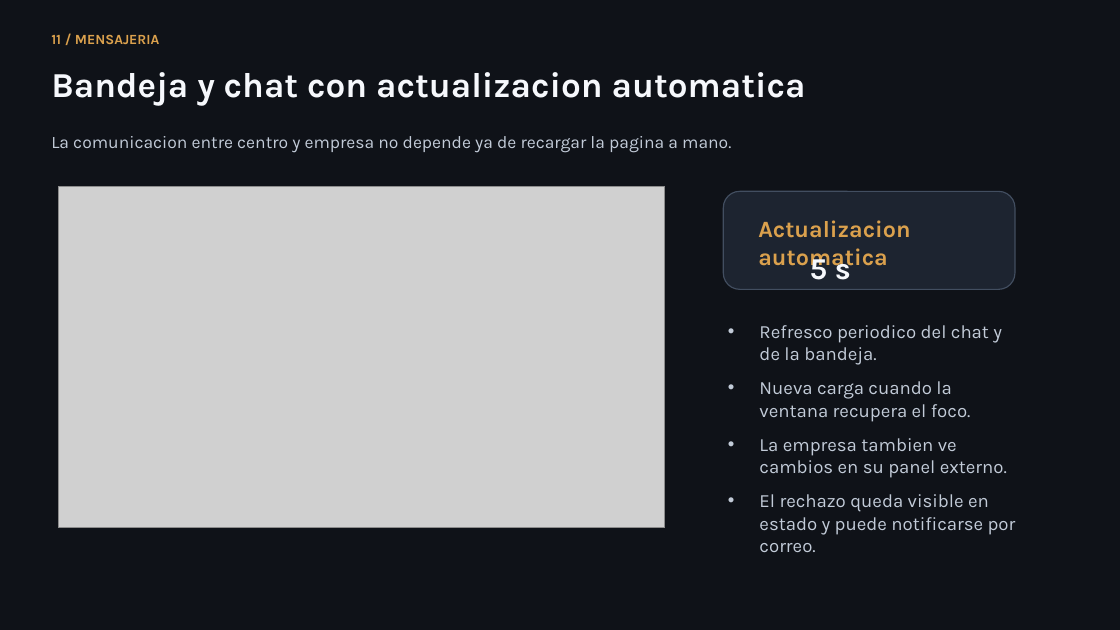
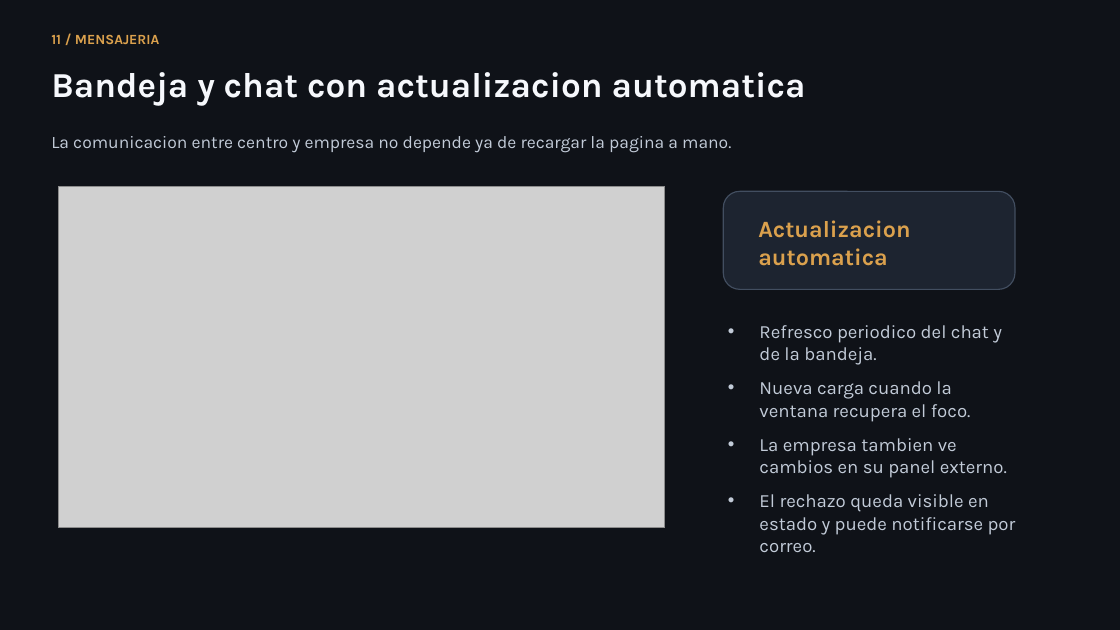
Before and after one commit to lmendez861/TFG-Agora, a slide deck: slide 12 of docs/presentacion-defensa-final.pptx. Drawn at 1120x630 pixels with LibreOffice and Linux fonts; fonts in the diff are those of the drawing; grey boxes stand for pictures. Boxes give left, top, right and bottom in pixels: in the first picture for what was removed or moved away, otherwise in the second. Text is boxed around its words. In the diff, an @@ line names an element or a change of style, - is before the commit and + after.

```diff
--- a/docs/presentacion-defensa-final.pptx
+++ b/docs/presentacion-defensa-final.pptx
@@ text removed at <box>810,253,851,280</box> @@
-5 s
```
Also in this commit, not shown: 7 other slides changed, 1 other file.
